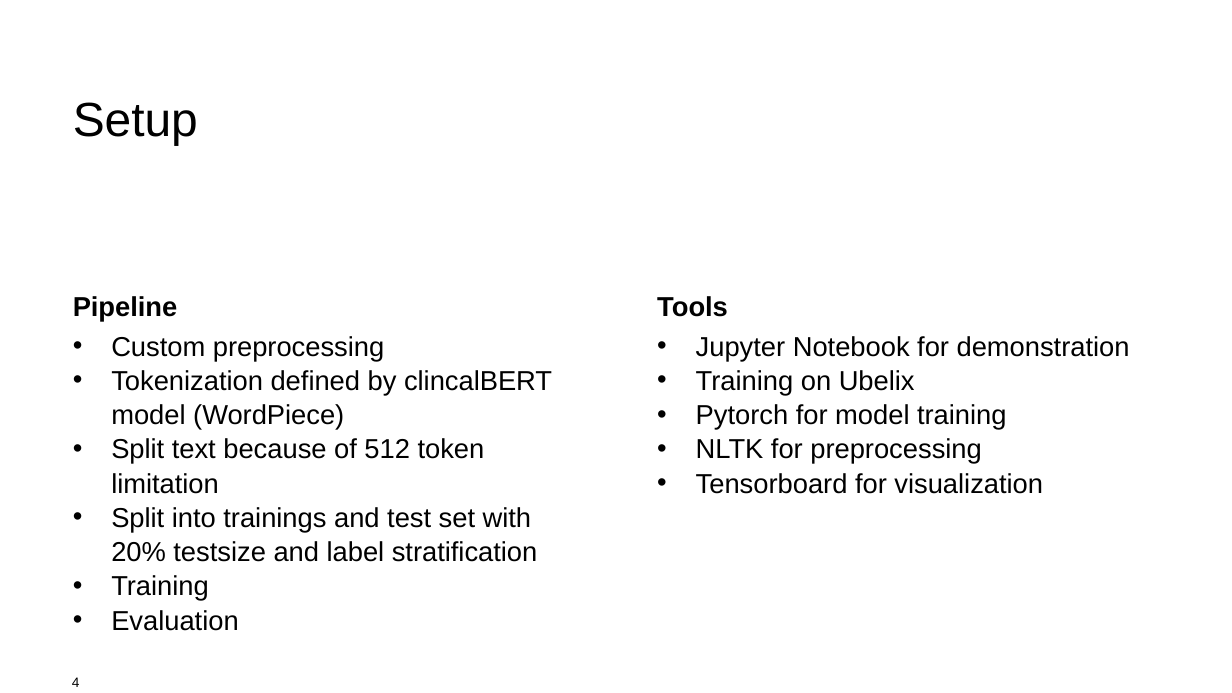
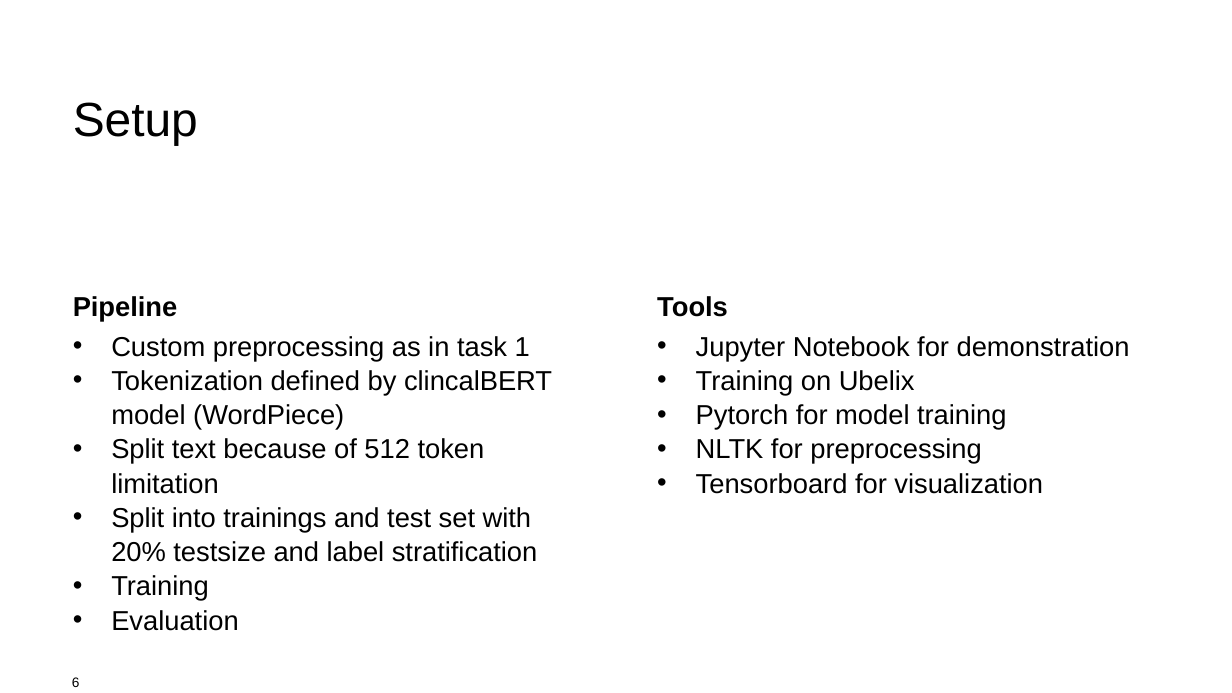
Before and after one commit to vitamys/nlp, a slide deck: slide 6 of Final_Project_Presentation_GroupC.pptx (slide 4 before the commit). Drawn at 1232x693 pixels with LibreOffice and Linux fonts; fonts in the diff are those of the drawing; background and template pictures are left out. Boxes give left, top, right and bottom in pixels: in the first picture for what was removed or moved away, otherwise in the second. Text is boxed around its words. In the diff, an @@ line names an element or a change of style, - is before the commit and + after.

```diff
--- a/Final_Project_Presentation_GroupC.pptx
+++ b/Final_Project_Presentation_GroupC.pptx
@@ text at [111,336,530,361]: text changed @@
-• Custom preprocessing
+• Custom preprocessing as in task 1
@@ page number at [72,677,80,687]: text changed @@
-4
+6
```
Also in this commit, not shown: 5 other slides changed, 2 slides added, 7 other files.
